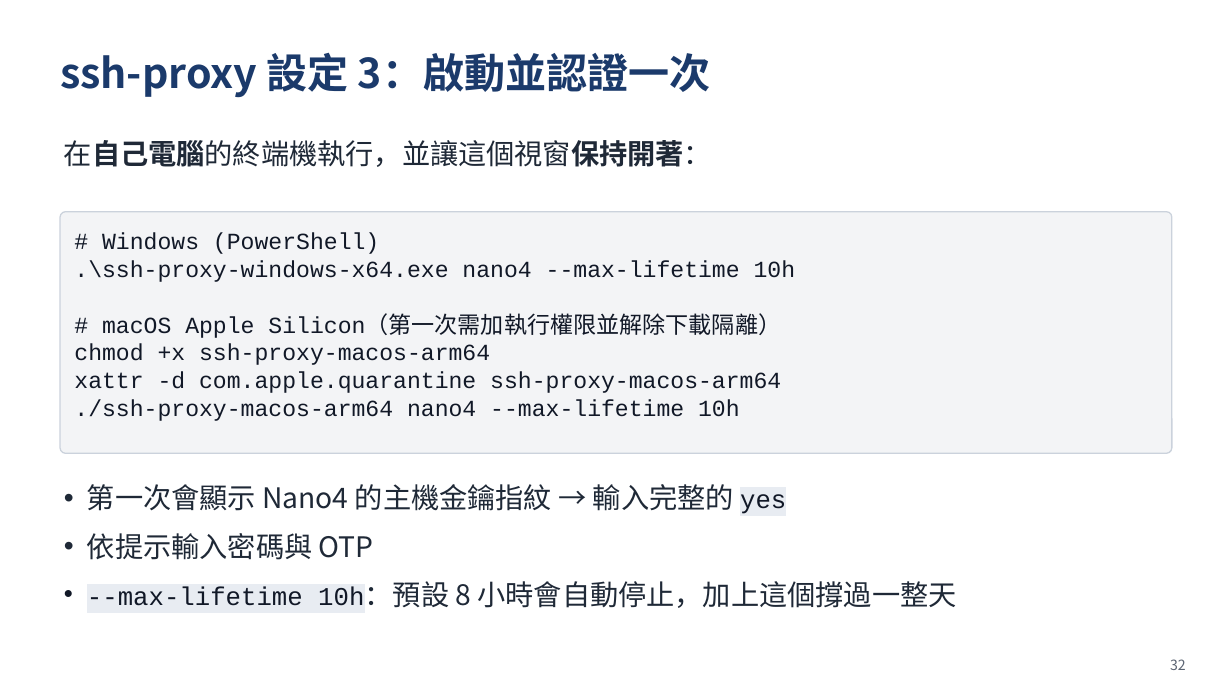
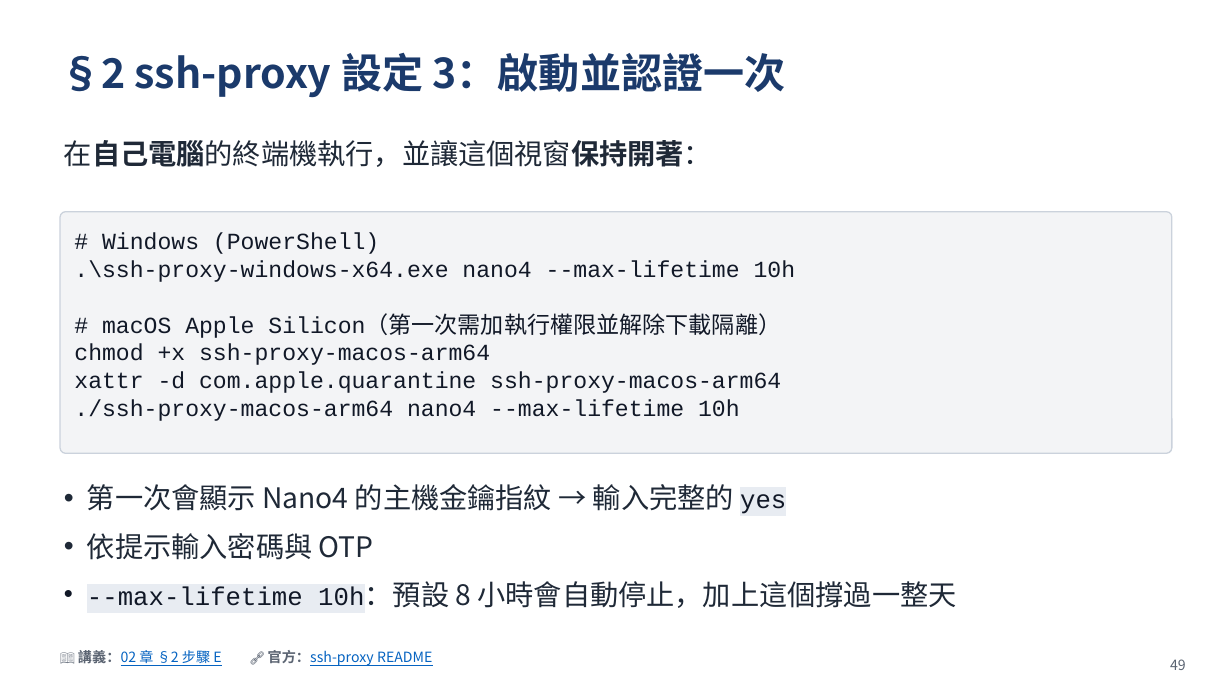
Before and after one commit to gemini960114/Nano4-Docs, a slide deck: slide 49 of slide.pptx (slide 32 before the commit). Drawn at 1232x693 pixels with LibreOffice and Linux fonts; fonts in the diff are those of the drawing. Boxes give left, top, right and bottom in pixels: in the first picture for what was removed or moved away, otherwise in the second. Text is boxed around its words. In the diff, an @@ line names an element or a change of style, - is before the commit and + after.

```diff
--- a/slide.pptx
+++ b/slide.pptx
@@ text at [60,52,786,98]: text changed @@
-ssh-proxy 設定 3：啟動並認證一次
+§2 ssh-proxy 設定 3：啟動並認證一次
@@ text added at [78,648,432,666], 11 pt, text #0563C1, underline @@
+📖 講義：02 章 §2 步驟 E 🔗 官方：ssh-proxy README
@@ text at [1170,659,1186,670]: text changed @@
-32
+49
```
Also in this commit, not shown: 51 other slides changed, 19 slides added, 1 other file.
